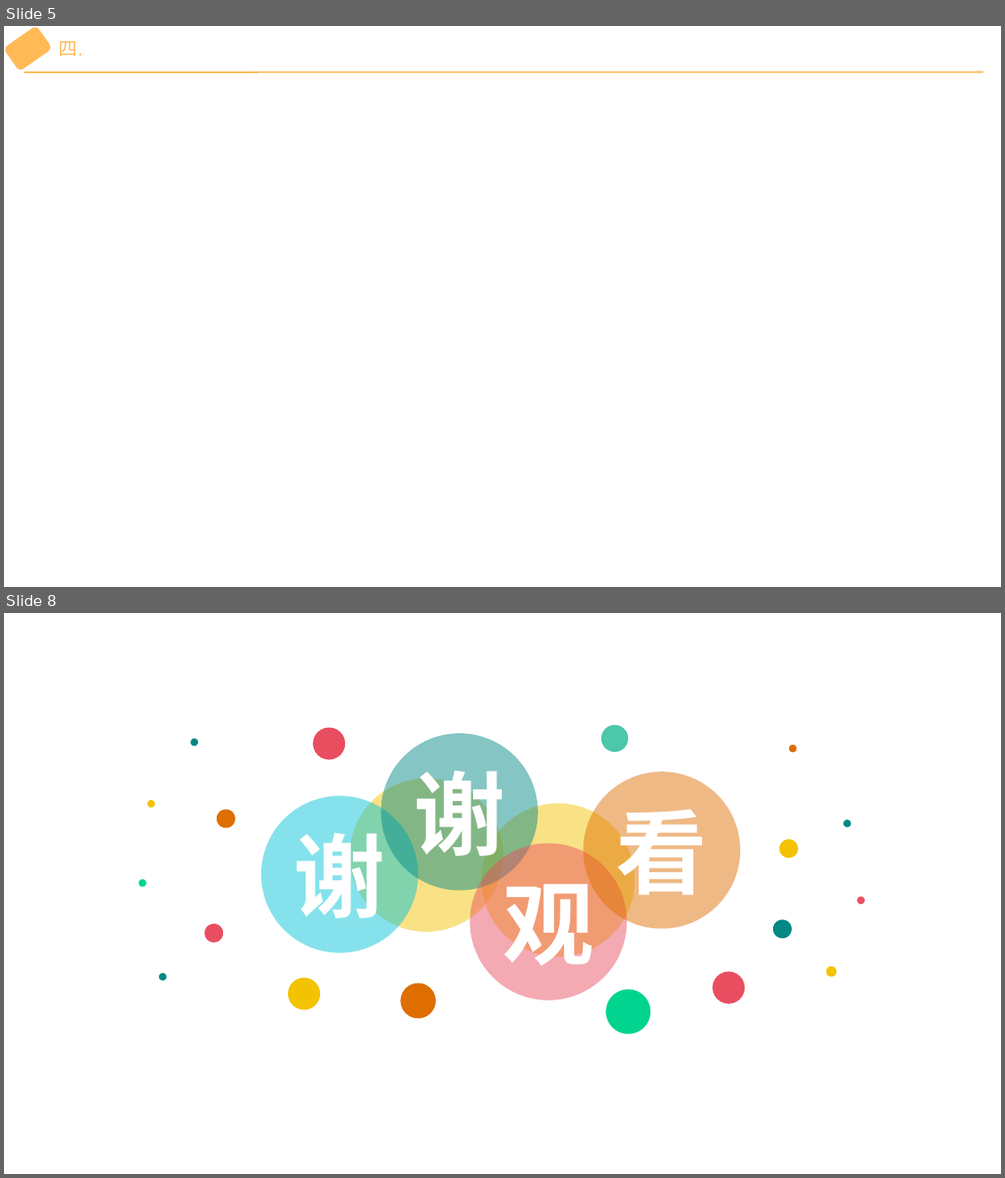
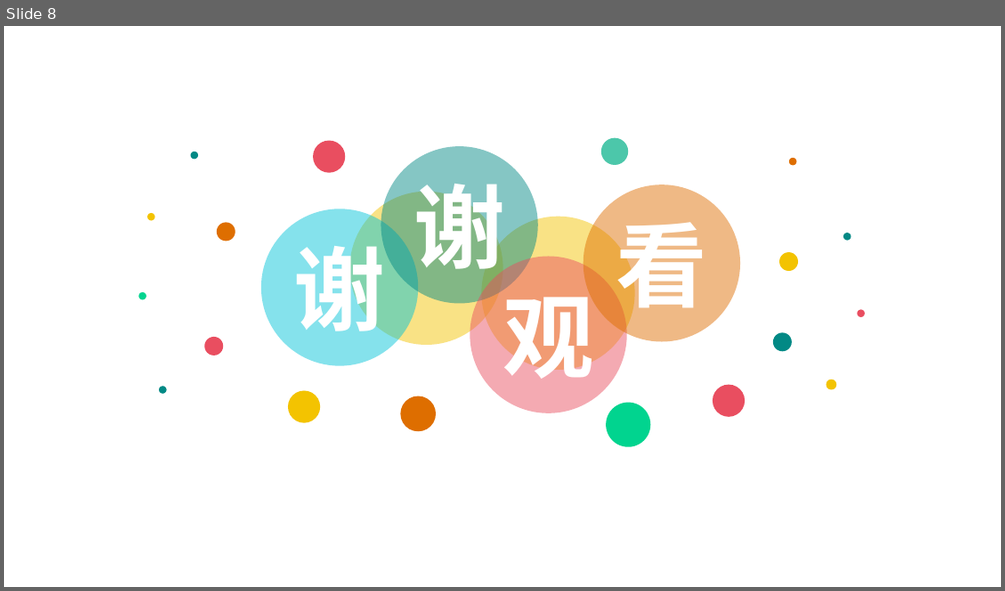
Before and after one commit to wu-yu-pei/graduation-design-file, a slide deck: 开题报告演讲PPT.pptx. Shown one above the other, each under a label of ours: slides 5 and 8 before the commit, slide 8 after it; the slides between them are not shown. The pictures are 1005x1178 and 1005x591 pixels, drawn with LibreOffice and Linux fonts; fonts in the diff are those of the drawing. Boxes give left, top, right and bottom in pixels: in the first picture for what was removed or moved away, otherwise in the second. Text is boxed around its words. In the diff, an @@ line names an element or a change of style, - is before the commit and + after.

```diff
--- a/开题报告演讲PPT.pptx
+++ b/开题报告演讲PPT.pptx
@@ slide 5 removed at (4, 26, 1001, 587), background #FFFFFF @@
@@ rounded rectangle removed at (4, 26, 52, 70) @@
@@ text removed at (59, 41, 83, 56) @@
-四.
@@ line removed from (24, 72) to (984, 71) @@
```
Also in this commit, not shown: 2 slides changed, 5 slides added, 4 other slides removed, 1 other file.
